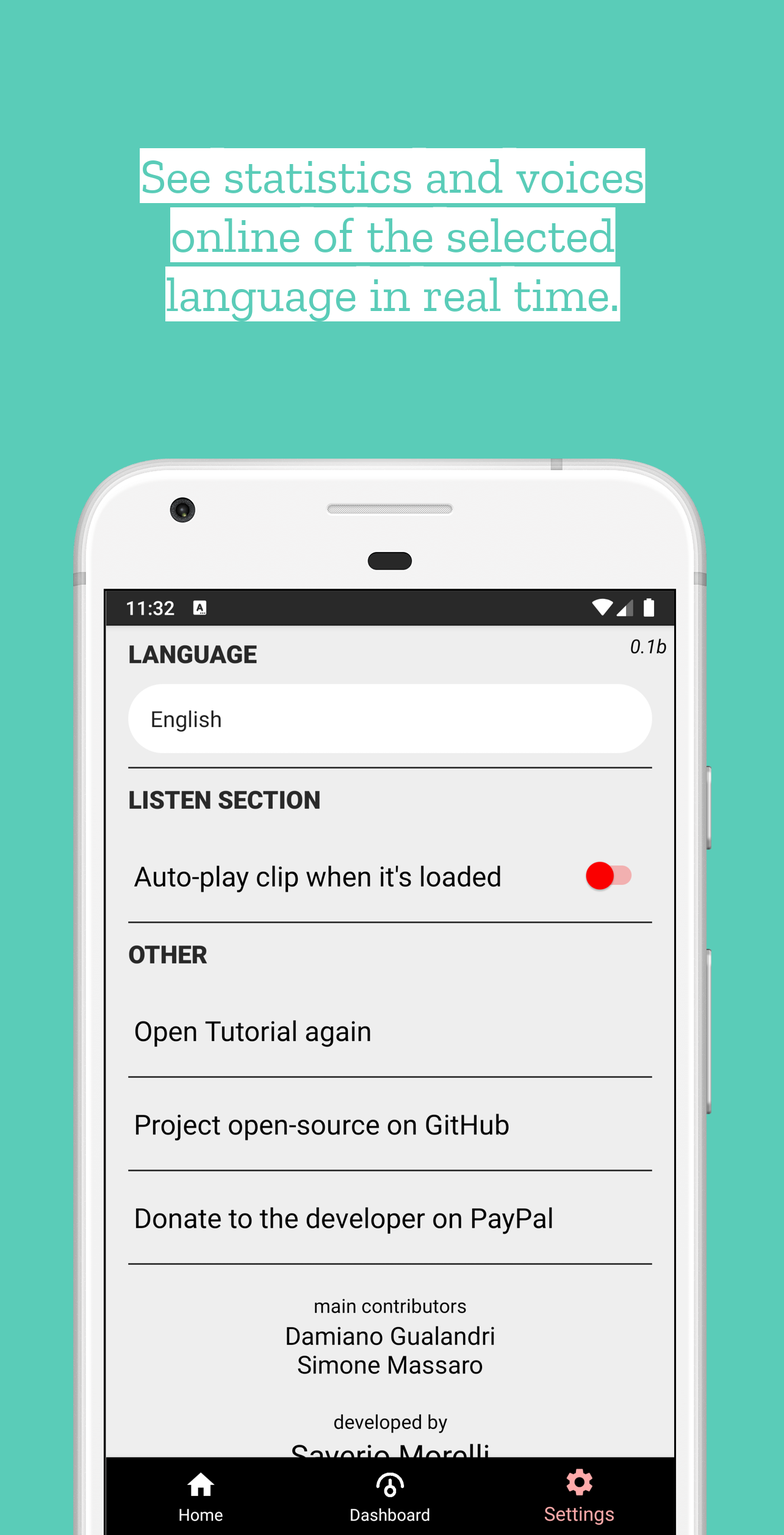
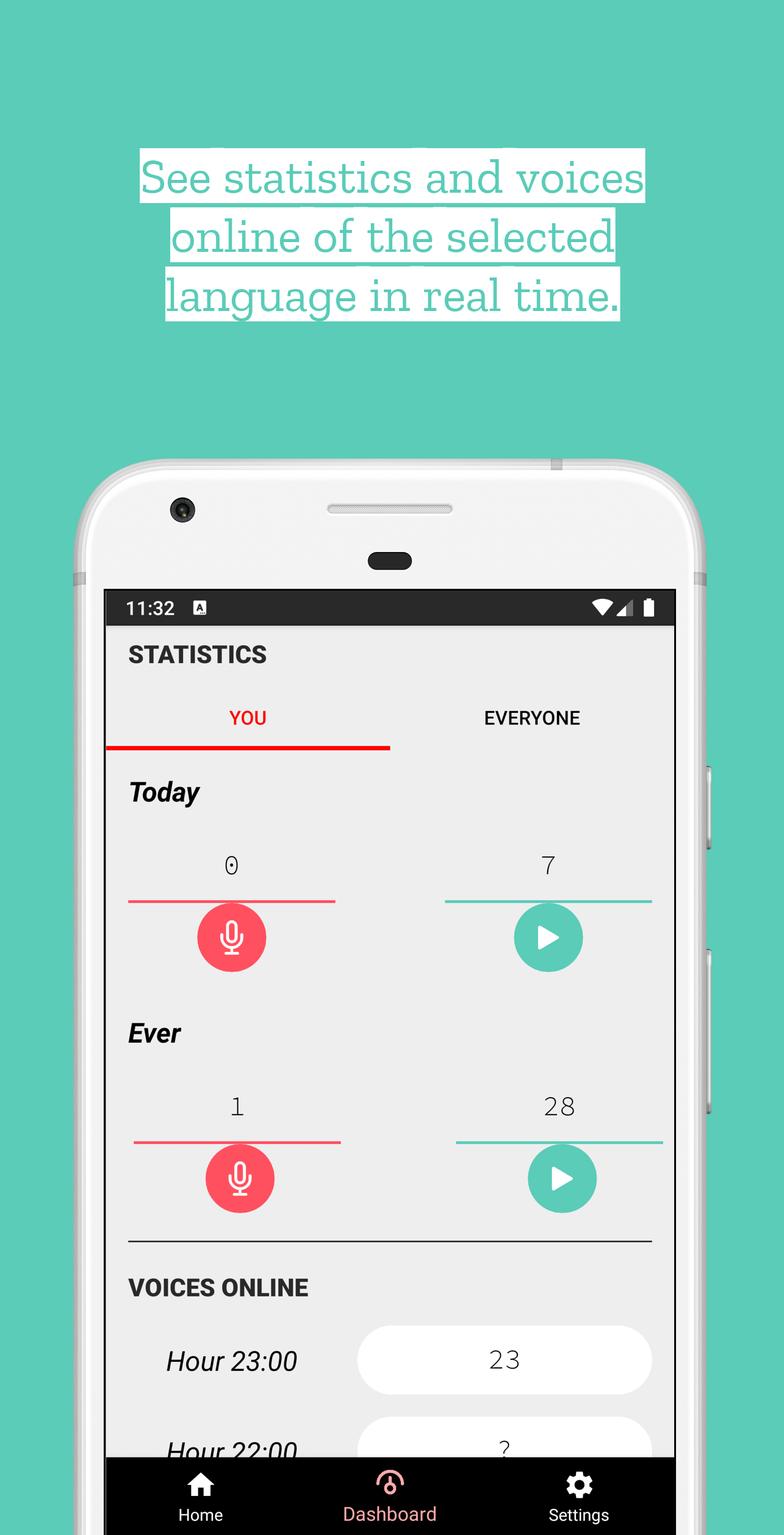
The second 784 × 1535 image is a revision of the first. Changes to its layers:
painted on "Image" over [105, 638, 667, 1526]
